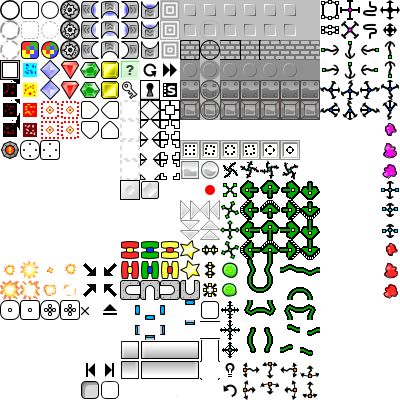
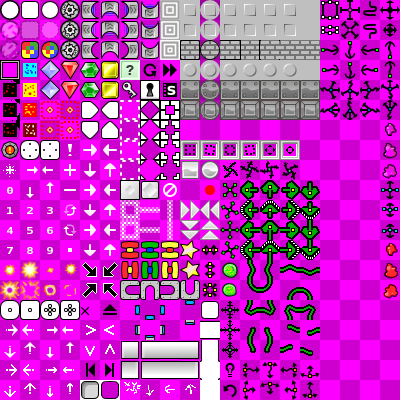
Revision of a layered 400x400 image; what changed, layer by layer:
painted on "luminosity" over [183, 63, 297, 77]
painted on "sprites" over [180, 60, 320, 80]
showed "Capa nueva" over [0, 0, 400, 400]
